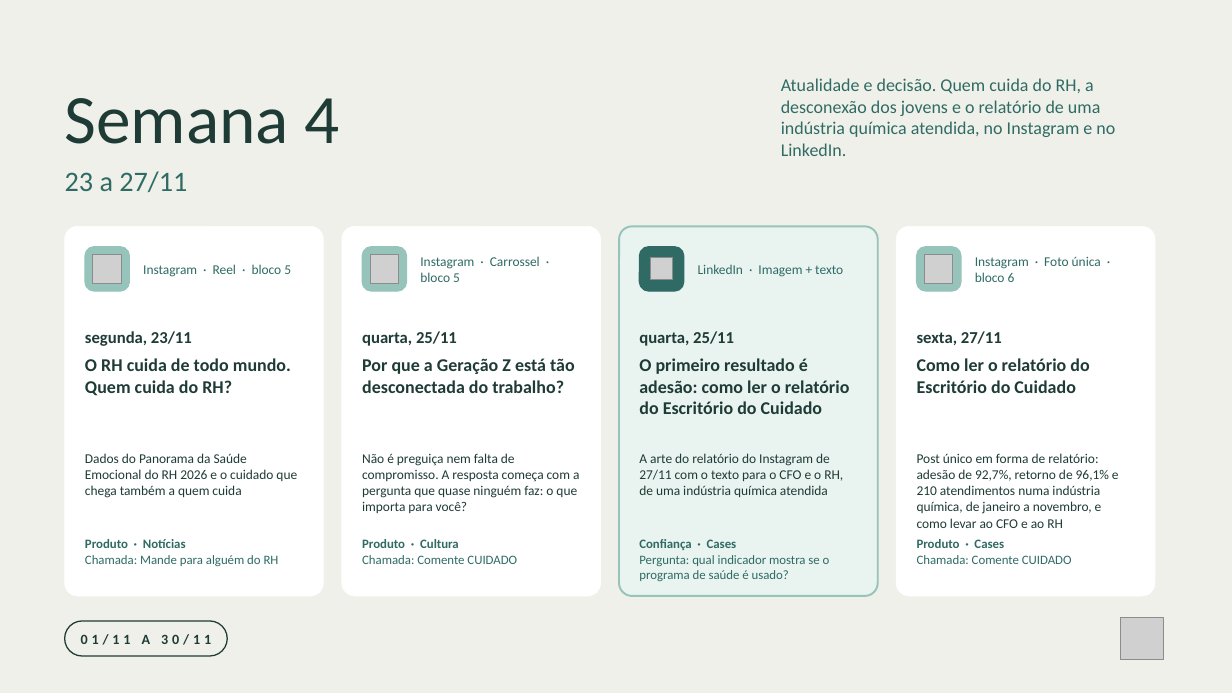
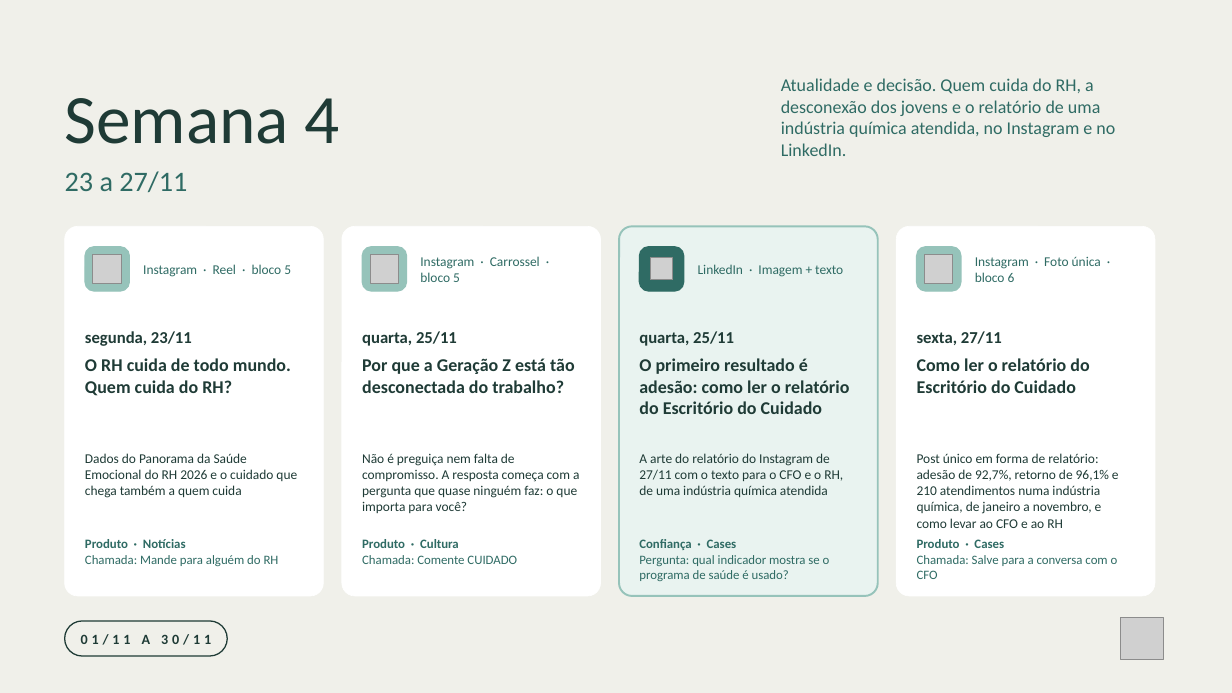
Before and after one commit to nina-rebello/comunicao-fh, a slide deck: slide 6 of marketing/calendario-novembro/Programacao_Instagram_LinkedIn_Novembro_2026.pptx. Drawn at 1232x693 pixels with LibreOffice and Linux fonts; fonts in the diff are those of the drawing; grey boxes stand for pictures. Boxes give left, top, right and bottom in pixels: in the first picture for what was removed or moved away, otherwise in the second. Text is boxed around its words. In the diff, an @@ line names an element or a change of style, - is before the commit and + after.

```diff
--- a/marketing/calendario-novembro/Programacao_Instagram_LinkedIn_Novembro_2026.pptx
+++ b/marketing/calendario-novembro/Programacao_Instagram_LinkedIn_Novembro_2026.pptx
@@ text at box(917, 555, 1118, 579): text changed @@
-Chamada: Comente CUIDADO
+Chamada: Salve para a conversa com o CFO
```
Also in this commit, not shown: 5 other files.
